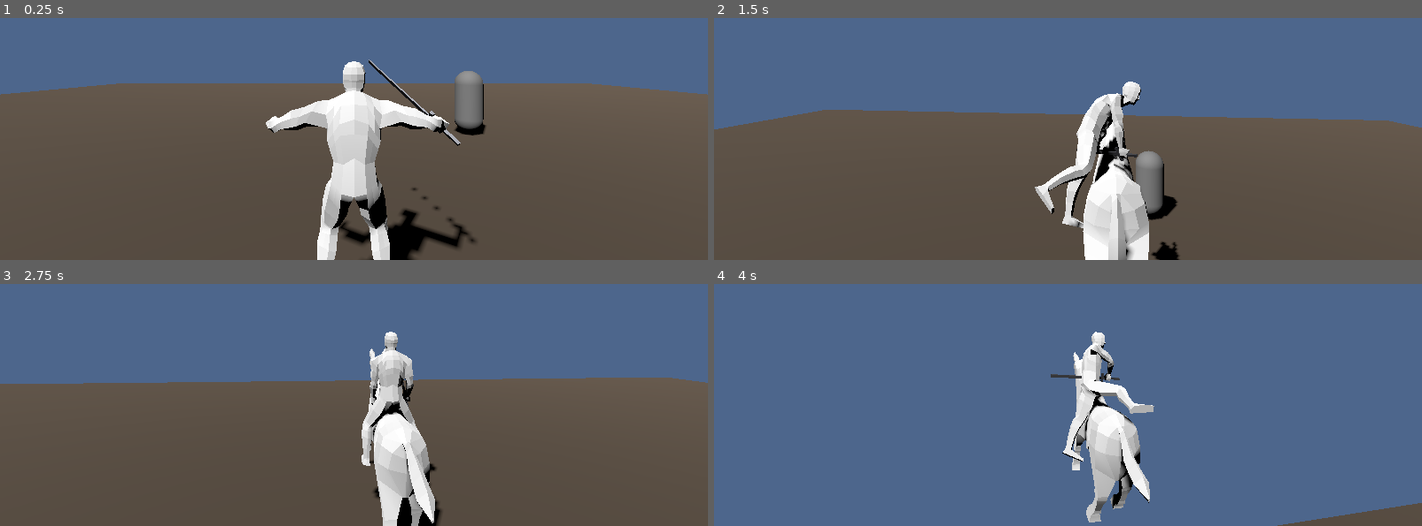
Above: before the commit, frames 1-4 (two rows, left to right).
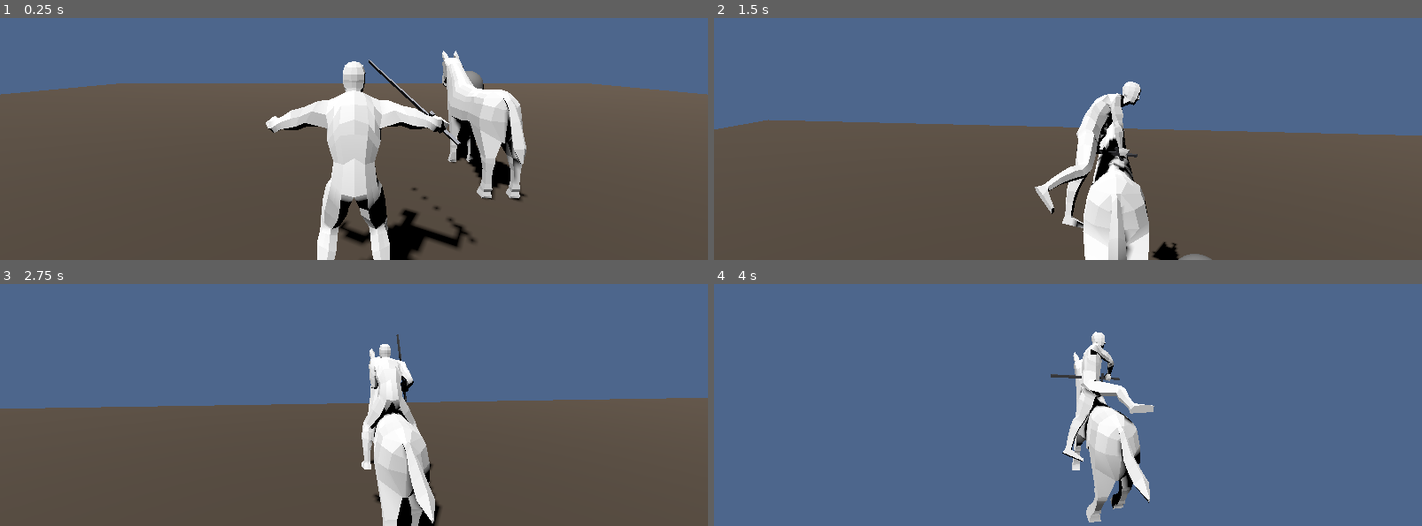
Above: after the commit, the same moments.

Repository: Richesfire/IAS
Game: Godot game, scene res://scenes/main.tscn
The game is run twice, just before and just after one commit, with the same random seed, the same clock (stepped at 60 frames per second) and the same inputs.
Inputs (mouse positions are in pixels of both pictures, inside the frame that each line leads up to):
- Up to frame 1 (0.25 s): no input
- Up to frame 2 (1.5 s): tap Enter at 0.5 s; move the mouse to (1103, 59) at 0.52 s; hold F (interact) 0.53-1.28 s; hold W (move_forward) from 0.53 s (still down); click (1103, 59) at 0.67 s; tap Space (jump) at 0.77 s; move the mouse to (1032, 63) at 1.27 s; tap Shift at 1.35 s
- Up to frame 3 (2.75 s): keep holding W (move_forward); tap Space (jump) at 1.52 s; move the mouse to (368, 320) at 2.02 s; hold F (interact) from 2.03 s (still down)
- Up to frame 4 (4 s): keep holding W (move_forward); move the mouse to (1060, 334) at 2.77 s; release F (interact) at 2.78 s; tap Shift at 2.85 s; click (1060, 334) at 2.92 s; tap Space (jump) at 3.02, 3.77 s; move the mouse to (1117, 332) at 3.52 s; hold F (interact) from 3.53 s (still down)

The runs differ from the first frame. In frame 1, 4.2% of the frame differs, in the area x 62-75%, y 13-76%; in frame 2, 5.7%; in frame 3, 10%, in the area x 0-100%, y 19-100%; in frame 4, 1.2%.

Commit message:
骑乘：骨架改名同步、4段骑乘前倾动画、转向躯干扭转、弹簧骨骼
- 骨架对象改名：人物 Armature→ren、马 metarig→ma，并同步 Godot 节点路径
  (player.gd/player.tscn/weapon_preview.tscn/character_model.tscn/horse.tscn)
- character.glb：新增 ride_walk/trot/canter/gallop 骑乘前倾动画
- player.gd：骑乘时按马速在 move 状态机切 ride_* 态（0.3s 交叉淡化）
- player.gd：骑乘转向按 A/D 给 Spine/Chest 叠世界竖直轴扭转（平滑过渡+回正）
- player.gd：SpringBoneSimulator3D 弹簧骨骼（Chest→Head、双肩→手、双上腿→脚）
- 更新人物/马匹 .blend

Diff:
--- a/godot/IASv1.0/scenes/character_model.tscn
+++ b/godot/IASv1.0/scenes/character_model.tscn
@@ -4,7 +4,7 @@
 
 [node name="character" unique_id=1351488556 instance=ExtResource("1_8x0un")]
 
-[node name="Skeleton3D" parent="Armature" parent_id_path=PackedInt32Array(790822662) index="0" unique_id=821214269]
+[node name="Skeleton3D" parent="ren" parent_id_path=PackedInt32Array(790822662) index="0" unique_id=821214269]
 bones/0/position = Vector3(8.574192e-17, 0.9095881, -0.04585922)
 bones/0/rotation = Quaternion(0.013501829, 0.70697796, 0.013501858, 0.70697784)
 bones/1/position = Vector3(-1.9738195e-08, -1.1818751e-07, 0.103456505)
--- a/godot/IASv1.0/scenes/horse.tscn
+++ b/godot/IASv1.0/scenes/horse.tscn
@@ -23,7 +23,7 @@
 bone_name = "spine.005"
 bone_idx = 18
 use_external_skeleton = true
-external_skeleton = NodePath("../Model/metarig/Skeleton3D")
+external_skeleton = NodePath("../Model/ma/Skeleton3D")
 
 [node name="Seat" type="Marker3D" parent="RideBone" unique_id=1754051455]
-transform = Transform3D(-1, -1.2695561e-07, 8.2622094e-08, -9.20952e-08, 0.07652612, -0.99706775, 1.2026057e-07, -0.99706775, -0.07652615, 0.505, -0.18566547, 1.2676325)
+transform = Transform3D(-1, -1.2695561e-07, 8.2622094e-08, -9.209518e-08, 0.07652612, -0.99706775, 1.2026057e-07, -0.99706775, -0.07652617, 0.505, -0.186, 1.268)
--- a/godot/IASv1.0/scenes/main.tscn
+++ b/godot/IASv1.0/scenes/main.tscn
@@ -40,8 +40,8 @@
 [node name="CamHold" type="Marker3D" parent="CameraPivot" unique_id=1842420820]
 transform = Transform3D(1, 0, 0, 0, 1, 0, 0, 0, 1, 0, -0.51061106, 1.5176685)
 
-[node name="RideCam" type="Marker3D" parent="CameraPivot"]
-transform = Transform3D(1, 0, 0, 0, 1, 0, 0, 0, 1, 0, 1.0, 3.6)
+[node name="RideCam" type="Marker3D" parent="CameraPivot" unique_id=967909044]
+transform = Transform3D(1, 0, 0, 0, 1, 0, 0, 0, 1, 0, 1, 3.6)
 
 [node name="Floor" type="StaticBody3D" parent="." unique_id=680019731]
 
@@ -59,6 +59,9 @@
 cam_default_marker = NodePath("../CameraPivot/CamDefault")
 cam_hold_marker = NodePath("../CameraPivot/CamHold")
 cam_ride_marker = NodePath("../CameraPivot/RideCam")
+spring_stiffness = 200.0
+spring_drag = 2.0
+spring_gravity = 0.0
 
 [node name="Enemy" parent="." unique_id=135916710 instance=ExtResource("2")]
 transform = Transform3D(1, 0, 0, 0, 1, 0, 0, 0, 1, 5, 0, 5)
@@ -72,5 +75,5 @@
 transform = Transform3D(1, 0, 0, 0, 1, 0, 0, 0, 1, 3, 0, -5)
 move_speed = 0.0
 
-[node name="Horse" parent="." instance=ExtResource("3_horse")]
-transform = Transform3D(1, 0, 0, 0, 1, 0, 0, 0, 1, 2, 0, 2)
+[node name="Horse" parent="." unique_id=1732788455 instance=ExtResource("3_horse")]
+transform = Transform3D(1, 0, 0, 0, 1, 0, 0, 0, 1, 2, 0, -2.4957275)
--- a/godot/IASv1.0/scenes/player.tscn
+++ b/godot/IASv1.0/scenes/player.tscn
@@ -158,7 +158,7 @@
 
 [sub_resource type="AnimationNodeBlend2" id="AnimationNodeBlend2_body"]
 filter_enabled = true
-filters = ["Armature/Skeleton3D:Chest", "Armature/Skeleton3D:Head", "Armature/Skeleton3D:LeftHand", "Armature/Skeleton3D:LeftLowerArm", "Armature/Skeleton3D:LeftShoulder", "Armature/Skeleton3D:LeftUpperArm", "Armature/Skeleton3D:Neck", "Armature/Skeleton3D:RightHand", "Armature/Skeleton3D:RightLowerArm", "Armature/Skeleton3D:RightShoulder", "Armature/Skeleton3D:RightUpperArm", "Armature/Skeleton3D:Spine", "Armature/Skeleton3D:UpperChest"]
+filters = ["ren/Skeleton3D:Chest", "ren/Skeleton3D:Head", "ren/Skeleton3D:LeftHand", "ren/Skeleton3D:LeftLowerArm", "ren/Skeleton3D:LeftShoulder", "ren/Skeleton3D:LeftUpperArm", "ren/Skeleton3D:Neck", "ren/Skeleton3D:RightHand", "ren/Skeleton3D:RightLowerArm", "ren/Skeleton3D:RightShoulder", "ren/Skeleton3D:RightUpperArm", "ren/Skeleton3D:Spine", "ren/Skeleton3D:UpperChest"]
 
 [sub_resource type="AnimationNodeAnimation" id="Anim_jump"]
 animation = &"jump"
@@ -253,12 +253,43 @@
 
 [node name="character" parent="CharacterRig" unique_id=1351488556 instance=ExtResource("2_g2els")]
 
-[node name="WeaponSocket" type="BoneAttachment3D" parent="CharacterRig/character/Armature/Skeleton3D" parent_id_path=PackedInt32Array(1351488556, 591281826) index="1" unique_id=1965197613]
-transform = Transform3D(-0.0014128536, 0.9115005, 0.41129598, 0.99994755, -0.0028874315, 0.00983429, 0.010151528, 0.41128808, -0.91144854, -0.09898751, 1.301473, 0.18866315)
+[node name="Skeleton3D" parent="CharacterRig/character/ren" parent_id_path=PackedInt32Array(1351488556, 244451794) index="0" unique_id=301673]
+bones/0/position = Vector3(-0.00015434623, 0.90970546, -0.04585922)
+bones/0/rotation = Quaternion(0.013501823, 0.70697796, 0.013501851, 0.70697784)
+bones/1/position = Vector3(-8.8191765e-09, -8.010492e-09, 0.1034565)
+bones/1/rotation = Quaternion(0.00030724145, 0.042091798, 0.99874955, 0.026976025)
+bones/2/rotation = Quaternion(-0.03644628, 0.0005030407, 0.03495057, 0.9987241)
+bones/3/rotation = Quaternion(-0.0036496327, -0.0029152795, -0.6867803, 0.7268501)
+bones/4/position = Vector3(-5.484426e-09, 8.374433e-09, -0.1034565)
+bones/4/rotation = Quaternion(0.9987495, -0.026976679, 0.0003067641, -0.042090755)
+bones/5/rotation = Quaternion(-0.036446307, -0.0005027683, -0.03495055, 0.9987241)
+bones/6/rotation = Quaternion(-0.003643601, 0.002909326, 0.6867793, 0.7268511)
+bones/7/rotation = Quaternion(8.6154833e-10, 1.4086099e-09, -0.019094463, 0.99981767)
+bones/8/rotation = Quaternion(0, 0.075, -0.111049, 0.993815)
+bones/9/rotation = Quaternion(5.7380776e-09, 2.5393814e-07, 0.30850428, 0.95122296)
+bones/10/position = Vector3(0.028704729, 0.04764826, 0.2108723)
+bones/10/rotation = Quaternion(0.8120688, -0.38481134, 0.37421575, 0.2289696)
+bones/11/position = Vector3(-3.7567382e-08, 0.32412395, -7.547022e-09)
+bones/11/rotation = Quaternion(0.25255248, -0.030009389, 0.5762441, 0.7766977)
+bones/12/position = Vector3(-0.000436312, 0.25645307, -0.00063716294)
+bones/12/rotation = Quaternion(0.21911365, -0.052826814, 0.17215188, 0.9589381)
+bones/13/rotation = Quaternion(0.13056205, -0.095972225, -0.11811029, 0.9796902)
+bones/15/rotation = Quaternion(2.8978604e-15, -3.078581e-22, 1.1572367e-14, 1)
+bones/16/position = Vector3(0.028704775, 0.0476482, -0.21087223)
+bones/16/rotation = Quaternion(-0.038414065, -0.13504611, 0.9693383, 0.20166893)
+bones/17/position = Vector3(-5.0131675e-08, 0.3241241, -4.2118906e-08)
+bones/17/rotation = Quaternion(0.37985075, 0.011758888, -0.7575216, 0.5307881)
+bones/18/position = Vector3(-0.00033107476, 0.2556098, 0.00025417557)
+bones/18/rotation = Quaternion(0.17799482, -0.12803108, 0.040150274, 0.97484046)
+bones/19/position = Vector3(-1.0669611e-07, 0.10550078, -1.1269961e-08)
+bones/19/rotation = Quaternion(0.13056104, 0.095972024, 0.118110314, 0.9796903)
+
+[node name="WeaponSocket" type="BoneAttachment3D" parent="CharacterRig/character/ren/Skeleton3D" index="1" unique_id=1965197613]
+transform = Transform3D(0.016671032, 0.9622252, 0.27174523, 0.9998201, -0.018492911, 0.004145235, 0.009014107, 0.27162755, -0.9623607, -0.06391081, 1.3029457, 0.20079362)
 bone_name = "RightHand"
 bone_idx = 19
 
-[node name="Weapon" parent="CharacterRig/character/Armature/Skeleton3D/WeaponSocket" unique_id=881234567 instance=ExtResource("4_weaponscene")]
+[node name="Weapon" parent="CharacterRig/character/ren/Skeleton3D/WeaponSocket" unique_id=881234567 instance=ExtResource("4_weaponscene")]
 
 [node name="AnimationPlayer" type="AnimationPlayer" parent="." unique_id=2059497772]
 libraries/ = SubResource("AnimationLibrary_fjrip")
--- a/godot/IASv1.0/scenes/weapon_preview.tscn
+++ b/godot/IASv1.0/scenes/weapon_preview.tscn
@@ -9,13 +9,13 @@
 
 [node name="character" parent="CharacterRig" unique_id=1351488556 instance=ExtResource("1_char")]
 
-[node name="Skeleton3D" parent="CharacterRig/character/Armature" parent_id_path=PackedInt32Array(1351488556, 770754331) index="0" unique_id=839814941]
+[node name="Skeleton3D" parent="CharacterRig/character/ren" parent_id_path=PackedInt32Array(1351488556, 770754331) index="0" unique_id=839814941]
 
-[node name="WeaponSocket" type="BoneAttachment3D" parent="CharacterRig/character/Armature/Skeleton3D" index="1" unique_id=1965197613]
+[node name="WeaponSocket" type="BoneAttachment3D" parent="CharacterRig/character/ren/Skeleton3D" index="1" unique_id=1965197613]
 transform = Transform3D(-0.013697185, 0.9445787, 0.32799816, 0.99981153, 0.008422304, 0.017497703, 0.013765454, 0.32817587, -0.9445161, -0.09399763, 1.3123493, 0.18968387)
 bone_name = "RightHand"
 bone_idx = 19
 
-[node name="Weapon" parent="CharacterRig/character/Armature/Skeleton3D/WeaponSocket" unique_id=881234567 instance=ExtResource("2_weapon")]
+[node name="Weapon" parent="CharacterRig/character/ren/Skeleton3D/WeaponSocket" unique_id=881234567 instance=ExtResource("2_weapon")]
 
 [editable path="CharacterRig/character"]
--- a/godot/IASv1.0/scripts/player.gd
+++ b/godot/IASv1.0/scripts/player.gd
@@ -31,9 +31,9 @@
 @export var cam_default_marker: Marker3D
 @export var cam_hold_marker: Marker3D
 @export var cam_ride_marker: Marker3D   # 骑乘时的机位（在 3D 视图里拖它即可调整）
-@onready var weapon_area: Area3D = $CharacterRig/character/Armature/Skeleton3D/WeaponSocket/Weapon/WeaponArea
-@onready var weapon_hitbox: CollisionShape3D = $CharacterRig/character/Armature/Skeleton3D/WeaponSocket/Weapon/WeaponArea/WeaponHitbox
-@onready var skeleton: Skeleton3D = $CharacterRig/character/Armature/Skeleton3D
+@onready var weapon_area: Area3D = $CharacterRig/character/ren/Skeleton3D/WeaponSocket/Weapon/WeaponArea
+@onready var weapon_hitbox: CollisionShape3D = $CharacterRig/character/ren/Skeleton3D/WeaponSocket/Weapon/WeaponArea/WeaponHitbox
+@onready var skeleton: Skeleton3D = $CharacterRig/character/ren/Skeleton3D
 
 # ---------- 移动参数 ----------
 @export var walk_speed: float = 3.0
@@ -125,15 +125,14 @@
 var _saved_layer: int = 1           # 骑乘时保存玩家的碰撞层/掩码，下马还原
 var _saved_mask: int = 1
 @export var ride_offset: Vector3 = Vector3.ZERO   # 骑乘落点相对鞍座的偏移（X左右 / Y高低 / Z前后，随马朝向旋转）
-@export var ride_follow_min: float = 0.1          # 末端跟随权重（离 Hips 最远骨骼只跟这么多）
-@export var ride_falloff_dist: float = 1.5        # 从 Hips 到"只剩 ride_follow_min"的距离（线性）
-@export var ride_hips_bone: String = "Hips"       # 跟随最快的根骨骼
-@export var ride_damp_speed: float = 12.0         # 阻尼速度（越大跟得越紧）
+@export var ride_twist_speed: float = 6.0         # 扭转过渡/回正速度
 var _ride_anchor: Transform3D = Transform3D()     # 当前鞍座（骨骼锚点）世界变换
-var _ride_base: Transform3D = Transform3D()       # 上马瞬间人物根变换（骑乘时根保持不动）
-var _ride_base_set: bool = false
-var _ride_state: Array = []                       # 每根骨骼阻尼后的全局变换
-var _ride_dbg: float = 0.0
+var _ride_twist: float = 0.0                      # 平滑后的扭转量(-1..1)
+# 弹簧骨骼（布娃娃式次级运动）参数
+@export var spring_stiffness: float = 0.1   # 先调低看弹簧是否生效
+@export var spring_drag: float = 0.3
+@export var spring_gravity: float = 1.0
+var spring_bones: SpringBoneSimulator3D = null
 
 # ============================================================
 func _ready():
@@ -150,6 +149,7 @@
 			# 运行时给 move 状态机加上马/下马状态，并生成倒放的 mount_rev（不改 .tscn）
 			_ensure_mount_states(tree.get_node("move_state"))
 		print("[player] body_blend 节点 = ", blend_node)
+	_setup_spring_bones()
 
 	cam_target = cam_default_marker.position
 	camera_3d.position = cam_target
@@ -179,6 +179,8 @@
 			blend_node.filter_enabled = false
 		skeleton.clear_bones_global_pose_override()   # 上马/下马期间不写上半身覆盖，避免和上马动画抢姿势
 		return
+	if riding:
+		_apply_ride_twist(delta)
 	# 平滑切换上半身加权：战斗中（蓄力/攻击/格挡）上半身切到攻击动作，否则回走路（腾空不算战斗 → 上身继续用跳跃动画）
 	var combat_active: bool = is_charging or is_attacking or is_blocking or is_recovering or health <= 0
 	combat_upper_blend = move_toward(combat_upper_blend, 1.0 if combat_active else 0.0, 8.0 * delta)
@@ -204,7 +206,8 @@
 	# 按住 ~ 时锁定身体俯仰（镜头俯仰不受影响，仍可上下看）
 	if is_holding_cam:
 		aim_pitch = saved_body_pitch
-	_update_head_rotation(delta)
+	if not riding:
+		_update_head_rotation(delta)   # 骑乘时交给弹簧骨骼，别用瞄准覆盖去抢 spine/chest
 
 # ============================================================
 # 上下半身分层的骨骼遮罩已配在 player.tscn 的 body_blend(Blend2) 节点上（见编辑筛选轨道）
@@ -350,13 +353,12 @@
 		weapon_area.monitoring = true
 	if cam_default_marker:
 		cam_target = cam_default_marker.position   # 下马回到默认机位
-	_ride_base_set = false
-	_ride_state.clear()
+	_ride_twist = 0.0
 	if skeleton:
 		skeleton.clear_bones_global_pose_override()
 	is_dismounting = false
 
-func _update_riding():
+func _update_riding(delta: float = 0.0):
 	if mount_horse == null:
 		riding = false
 		return
@@ -364,38 +366,65 @@
 	if mount_horse.has_method("rider_anchor"):
 		anchor = mount_horse.rider_anchor()
 	_ride_anchor = anchor * Transform3D(Basis(), ride_offset)
-	if not _ride_base_set:
-		_ride_base = global_transform       # 记住上马瞬间的人物根变换（供衰减混合用）
-		_ride_base_set = true
-	global_transform = _ride_anchor          # 刚性贴合骨骼（位置+朝向，含起伏/倾斜）
+	global_transform = _ride_anchor            # 刚性贴锚点；拖尾交给弹簧骨骼，前倾交给骑乘动画
+	# 按马的速度选骑乘前倾动作（走/快步/跑步/飞奔）
+	if riding and not is_mounting and not is_dismounting and move_sm:
+		var spd: float = absf(float(mount_horse.get("speed")))
+		var gait: String = "walk"
+		if spd >= float(mount_horse.get("canter_speed")):
+			gait = "gallop"
+		elif spd >= float(mount_horse.get("trot_speed")):
+			gait = "canter"
+		elif spd >= float(mount_horse.get("walk_speed")):
+			gait = "trot"
+		move_sm.travel(StringName("ride_" + gait))   # 步态前倾（按速度）
 	if cam_ride_marker:
 		cam_target = cam_ride_marker.position
+	if spring_bones:
+		spring_bones.set_active(not is_mounting and not is_dismounting)   # 骑乘态才开弹簧骨骼
 	velocity = Vector3.ZERO
 
-func _apply_ride_follow(delta: float) -> void:
-	# 只阻尼旋转：每根骨骼的旋转朝「动画旋转 × 马的旋转增量」收敛；近 Hips 快、末端慢。
-	# 位置不动（根节点已把马位移 100% 带上），所以不会分离。
+func _setup_spring_bones() -> void:
+	# 在玩家骨架下建弹簧骨骼：左右腿 + 脊椎链（骑乘时开启 → 布娃娃式次级滞后）
 	if skeleton == null:
 		return
-	skeleton.clear_bones_global_pose_override()   # 先清掉上一帧的覆盖，读到的才是干净动画姿态（否则旋转会累加自转）
-	var n: int = skeleton.get_bone_count()
-	if _ride_state.size() != n:
-		_ride_state.resize(n)
-		for i in n:
-			_ride_state[i] = skeleton.get_bone_global_pose(i).basis.get_rotation_quaternion()
-	var hips: int = skeleton.find_bone(ride_hips_bone)
-	if hips < 0:
-		hips = 0
-	var hips_rest: Vector3 = skeleton.get_bone_global_rest(hips).origin
-	var delta_q: Quaternion = _ride_anchor.basis.get_rotation_quaternion() * _ride_base.basis.get_rotation_quaternion().inverse()
-	for i in n:
-		var rest: Transform3D = skeleton.get_bone_global_rest(i)
-		var d: float = rest.origin.distance_to(hips_rest)
-		var rate: float = lerpf(1.0, ride_follow_min, clampf(d / maxf(ride_falloff_dist, 0.001), 0.0, 1.0))
-		var cur: Transform3D = skeleton.get_bone_global_pose(i)
-		var target_q: Quaternion = (delta_q * cur.basis.get_rotation_quaternion()).normalized()
-		_ride_state[i] = (_ride_state[i] as Quaternion).slerp(target_q, clampf(rate * ride_damp_speed * delta, 0.0, 1.0))
-		skeleton.set_bone_global_pose_override(i, Transform3D(Basis(_ride_state[i]), cur.origin), 1.0, true)
+	spring_bones = SpringBoneSimulator3D.new()
+	skeleton.add_child(spring_bones)
+	var chains := [
+		["Chest", "Head"],                 # 躯干：Chest 到 Head（Spine 让给前倾控制）
+		["LeftShoulder", "LeftHand"],      # 左臂：肩到手
+		["RightShoulder", "RightHand"],    # 右臂：肩到手
+		["LeftUpperLeg", "LeftFoot"],      # 左腿：上腿到脚
+		["RightUpperLeg", "RightFoot"],    # 右腿：上腿到脚
+	]
+	spring_bones.set_setting_count(chains.size())
+	for i in chains.size():
+		spring_bones.set_root_bone_name(i, chains[i][0])
+		spring_bones.set_end_bone_name(i, chains[i][1])
+		spring_bones.set_extend_end_bone(i, true)
+		spring_bones.set_stiffness(i, spring_stiffness)
+		spring_bones.set_drag(i, spring_drag)
+		spring_bones.set_gravity(i, spring_gravity)
+		spring_bones.set_radius(i, 0.02)
+
+	spring_bones.set_active(false)   # 默认关；骑乘时开
+
+func _apply_ride_twist(delta: float) -> void:
+	# 骑乘左右转：在【当前动画姿态】基础上叠世界竖直轴(yaw)扭转；平滑过渡、松手回正
+	if skeleton == null or mount_horse == null:
+		return
+	var turn: float = Input.get_axis("move_left", "move_right")
+	_ride_twist = move_toward(_ride_twist, turn, ride_twist_speed * delta)
+	for pair in [["Spine", 0.15], ["Chest", 0.2]]:
+		var idx: int = skeleton.find_bone(pair[0])
+		if idx < 0:
+			continue
+		skeleton.set_bone_global_pose_override(idx, Transform3D(), 0.0, false)   # 每帧都先清本骨覆盖（回正不残留、也不累加自转）
+		if absf(_ride_twist) < 0.001:
+			continue
+		var cur: Transform3D = skeleton.get_bone_global_pose(idx)
+		var q: Quaternion = Quaternion(Vector3.UP, -float(pair[1]) * _ride_twist)
+		skeleton.set_bone_global_pose_override(idx, Transform3D(Basis(q) * cur.basis, cur.origin), 1.0, true)
 
 func _ensure_mount_states(machine) -> void:
 	# 运行时给 move 状态机加上马/下马状态；并生成倒放的 mount_rev（不改 .tscn）
@@ -410,11 +439,24 @@
 				ap.get_animation_library(libs[0]).add_animation("mount_rev", _make_reversed(ap.get_animation("mount")))
 	if machine == null:
 		return
-	for s in [["mount", "mount"], ["mount_rev", "mount_rev"]]:
+	for s in [["mount", "mount"], ["mount_rev", "mount_rev"],
+			["ride_walk", "ride_walk"], ["ride_trot", "ride_trot"],
+			["ride_canter", "ride_canter"], ["ride_gallop", "ride_gallop"]]:
 		if not machine.has_node(s[0]):
 			var n := AnimationNodeAnimation.new()
 			n.animation = StringName(s[1])
 			machine.add_node(s[0], n)
+	# 4 个骑乘态之间加交叉淡化转场（0.3s）→ travel 切换时渐变
+	var ride_states := ["ride_walk", "ride_trot", "ride_canter", "ride_gallop"]
+	for from_name in ride_states:
+		for to_name in ride_states:
+			if from_name == to_name:
+				continue
+			if not machine.has_transition(from_name, to_name):
+				var tr := AnimationNodeStateMachineTransition.new()
+				tr.xfade_time = 0.3
+				tr.switch_mode = AnimationNodeStateMachineTransition.SWITCH_MODE_IMMEDIATE
+				machine.add_transition(from_name, to_name, tr)
 
 func _make_reversed(src: Animation) -> Animation:
 	var rev := Animation.new()
@@ -433,7 +475,7 @@
 # ============================================================
 func _physics_process(delta: float):
 	if riding:
-		_update_riding()
+		_update_riding(delta)
 		_update_camera_follow()
 		_update_camera(delta)
 		return
Binary file changed: godot/IASv1.0/assets/models/character.glb
Not shown: 1 places in godot/IASv1.0/scenes/main.tscn that only renumber resources
Not shown, changed: blender/IAS人物模型.blend
Not shown, changed: blender/IAS马匹.blend
